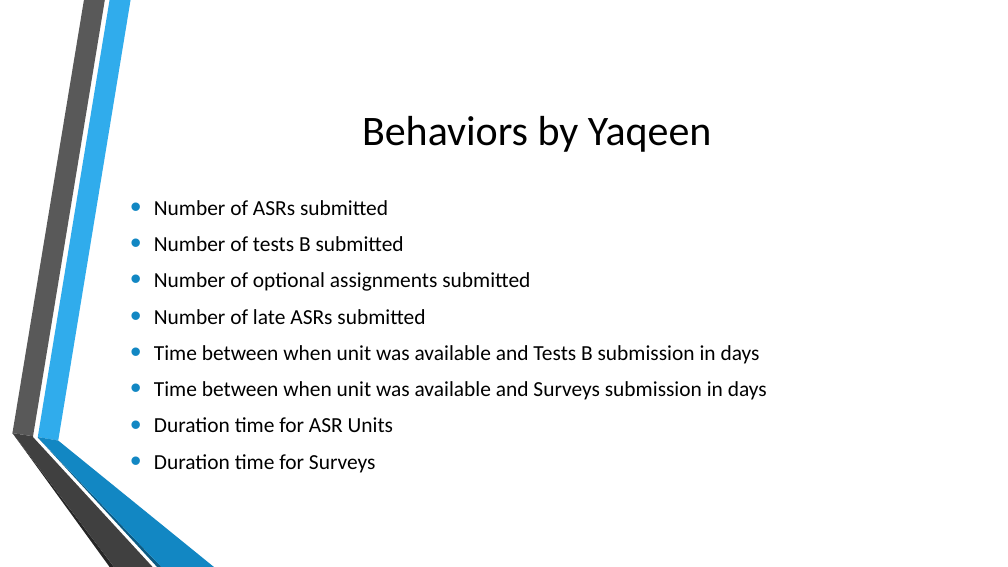
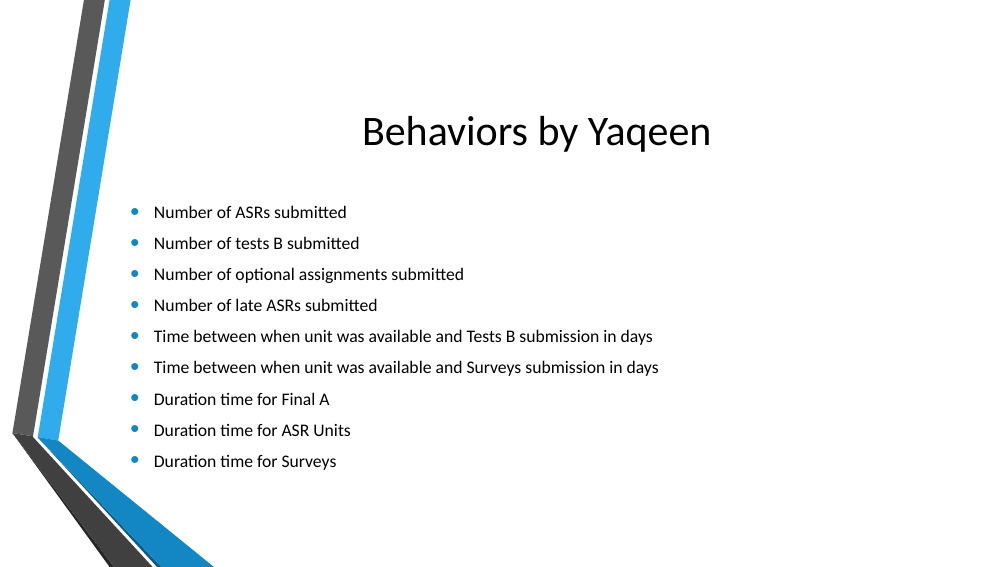
Before and after one commit to shreyasugemuge/Senior-Design-Project, a slide deck: slide 4 of docs/Milestone 3/Milestone_3_Presentation.pptx. Drawn at 1008x567 pixels with LibreOffice and Linux fonts; fonts in the diff are those of the drawing; background and template pictures are left out. Boxes give left, top, right and bottom in pixels: in the first picture for what was removed or moved away, otherwise in the second. Text is boxed around its words. In the diff, an @@ line names an element or a change of style, - is before the commit and + after.

Commit message:
edited

```diff
--- a/docs/Milestone 3/Milestone_3_Presentation.pptx
+++ b/docs/Milestone 3/Milestone_3_Presentation.pptx
@@ text at box(154, 236, 659, 470): size 20.4 to 16.8 pt @@
@@ text at box(154, 392, 329, 405): paragraph added @@
+• Duration time for Final A
```
